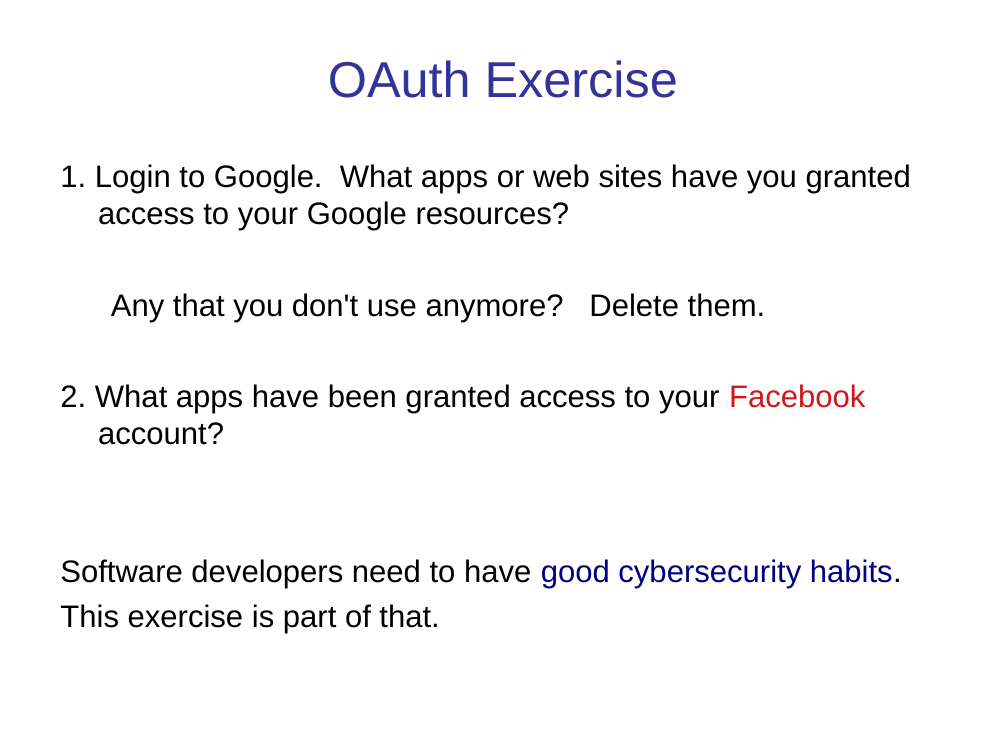
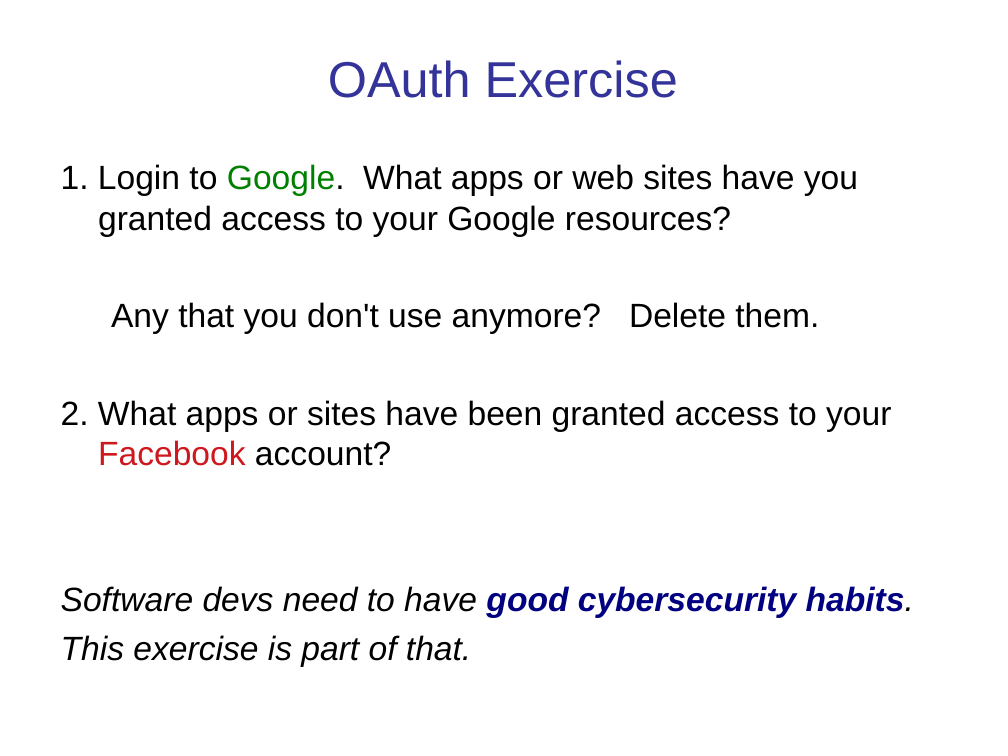
Before and after one commit to cpske/ISP, a slide deck: slide 11 of authentication/Authentication-and-Authorization.ppt. Drawn at 1008x756 pixels with LibreOffice and Linux fonts; fonts in the diff are those of the drawing. Boxes give left, top, right and bottom in pixels: in the first picture for what was removed or moved away, otherwise in the second. Text is boxed around its words. In the diff, an @@ line names an element or a change of style, - is before the commit and + after.

```diff
--- a/authentication/Authentication-and-Authorization.ppt
+++ b/authentication/Authentication-and-Authorization.ppt
@@ text at <box>61,164,858,667</box>: size 22.2 to 24 pt in "1. Login to Google. What apps or ...", "Any that you don't use anymore? Delete ...", "This exercise is part of that."; text colour #000000 to #008000 in "Google."; italic on in "This exercise is part of that." @@
@@ text at <box>61,400,914,618</box>: text changed; size 22.2 to 24 pt @@
-2. What apps have been granted access to your Facebook account?
-Software developers need to have good cybersecurity habits.
+2. What apps or sites have been granted access to your Facebook account?
+Software devs need to have good cybersecurity habits.
```
Also in this commit, not shown: 18 other slides changed, 1 slide added, 4 other files.
